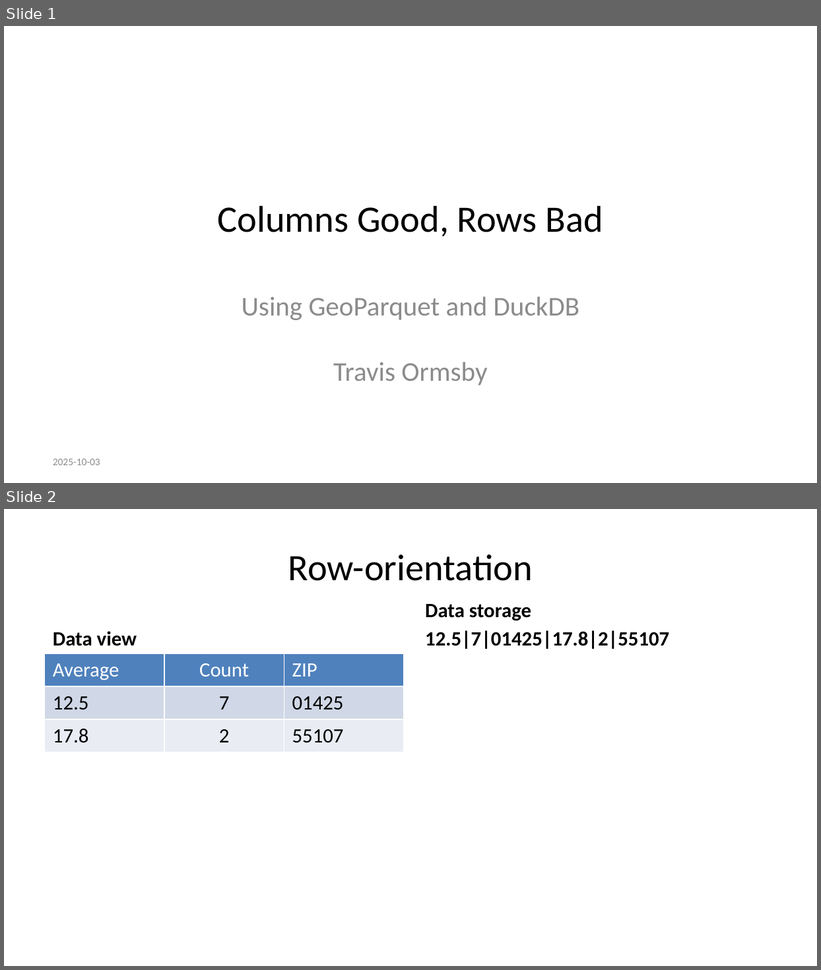
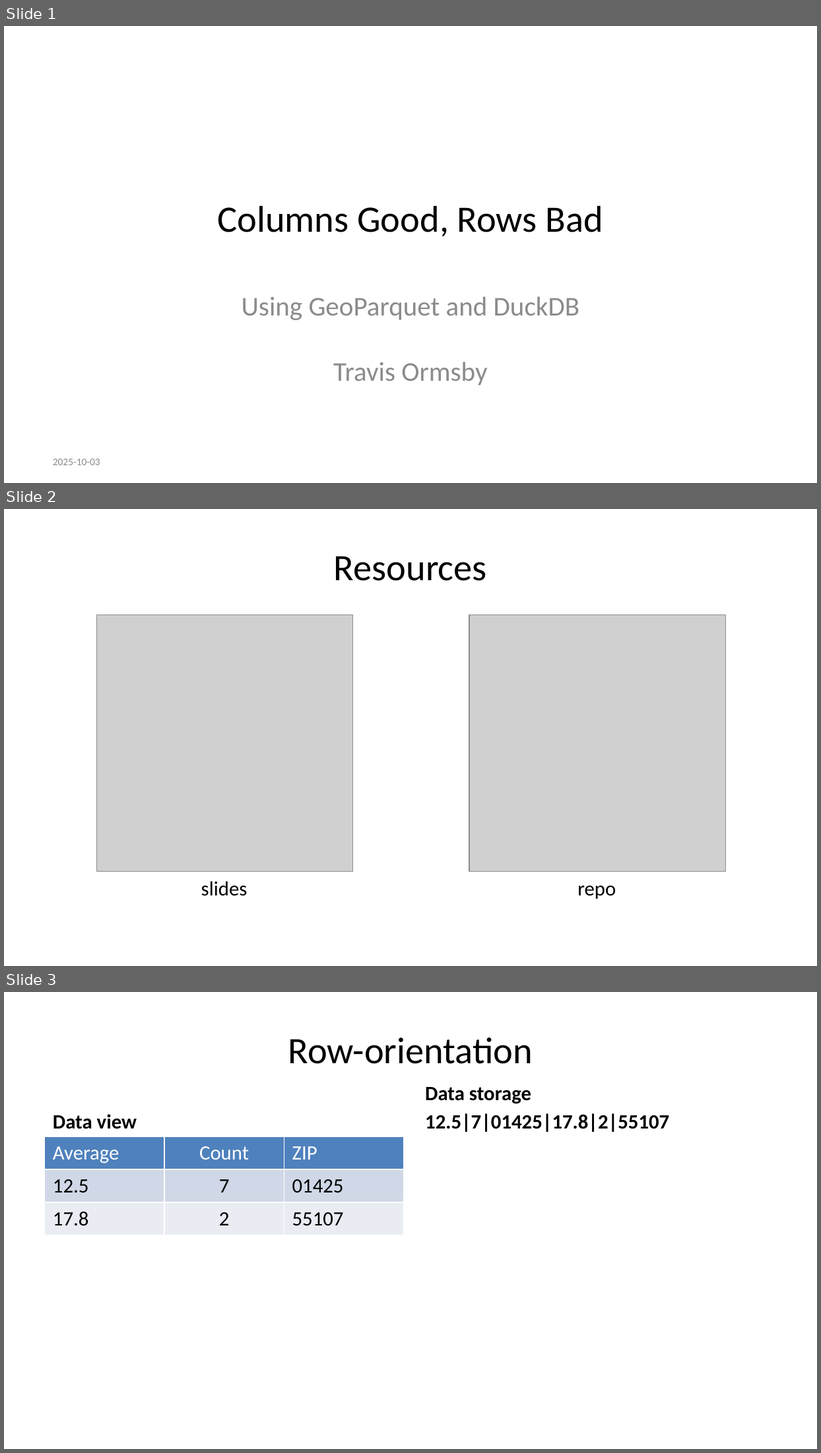
Before and after one commit to travisormsby/parquet-duckdb, a slide deck: docs/columns-good-rows-bad.pptx. Shown one above the other, each under a label of ours: slides 1 and 2 before the commit, slides 1, 2 and 3 after it. The pictures are 821x970 and 821x1453 pixels, drawn with LibreOffice and Linux fonts; fonts in the diff are those of the drawing; grey boxes stand for pictures. Boxes give left, top, right and bottom in pixels: in the first picture for what was removed or moved away, otherwise in the second. Text is boxed around its words. In the diff, an @@ line names an element or a change of style, - is before the commit and + after.

Commit message:
update slides

```diff
--- a/docs/columns-good-rows-bad.pptx
+++ b/docs/columns-good-rows-bad.pptx
@@ slide 2 added at box(4, 509, 817, 966), background #FFFFFF @@
@@ title added at box(334, 556, 487, 581), 33 pt, text #000000 @@
+Resources
@@ picture added at box(96, 615, 353, 871) @@
@@ picture added at box(469, 615, 725, 871) @@
@@ text added at box(201, 881, 248, 896), 18 pt, text #000000 @@
+slides
@@ text added at box(578, 886, 616, 899), 18 pt, text #000000 @@
+repo
@@ what was slide 2 is now slide 3 @@
```
Also in this commit, not shown: 12 other files.
